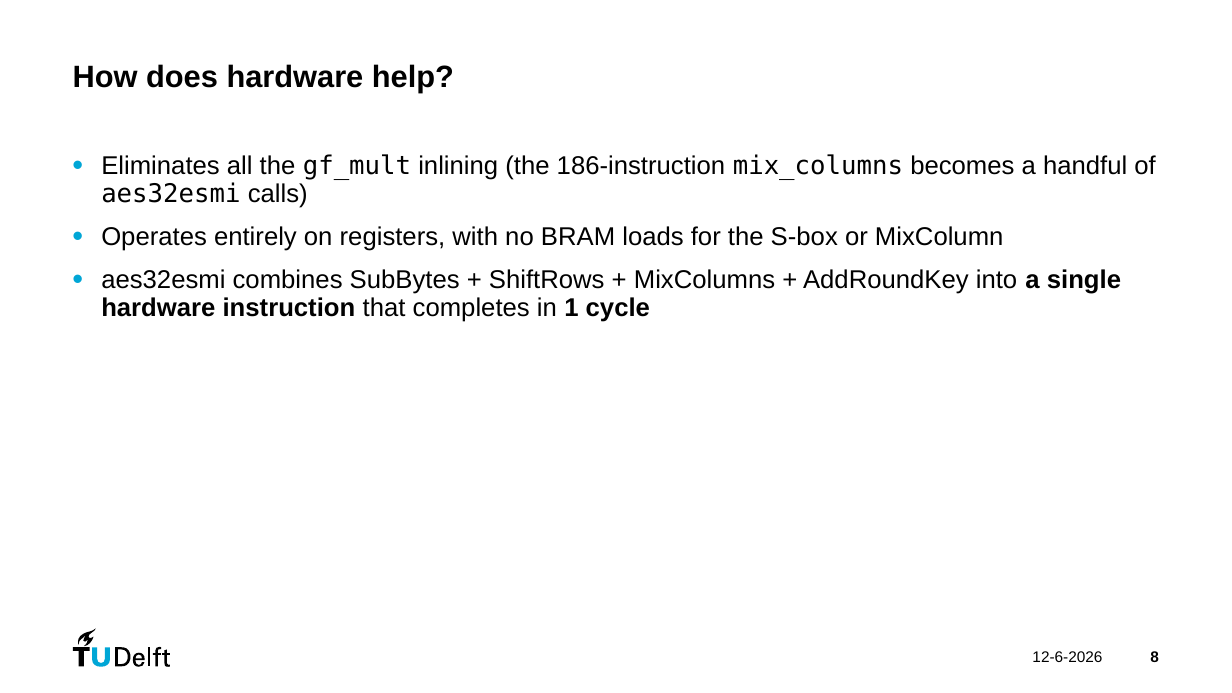
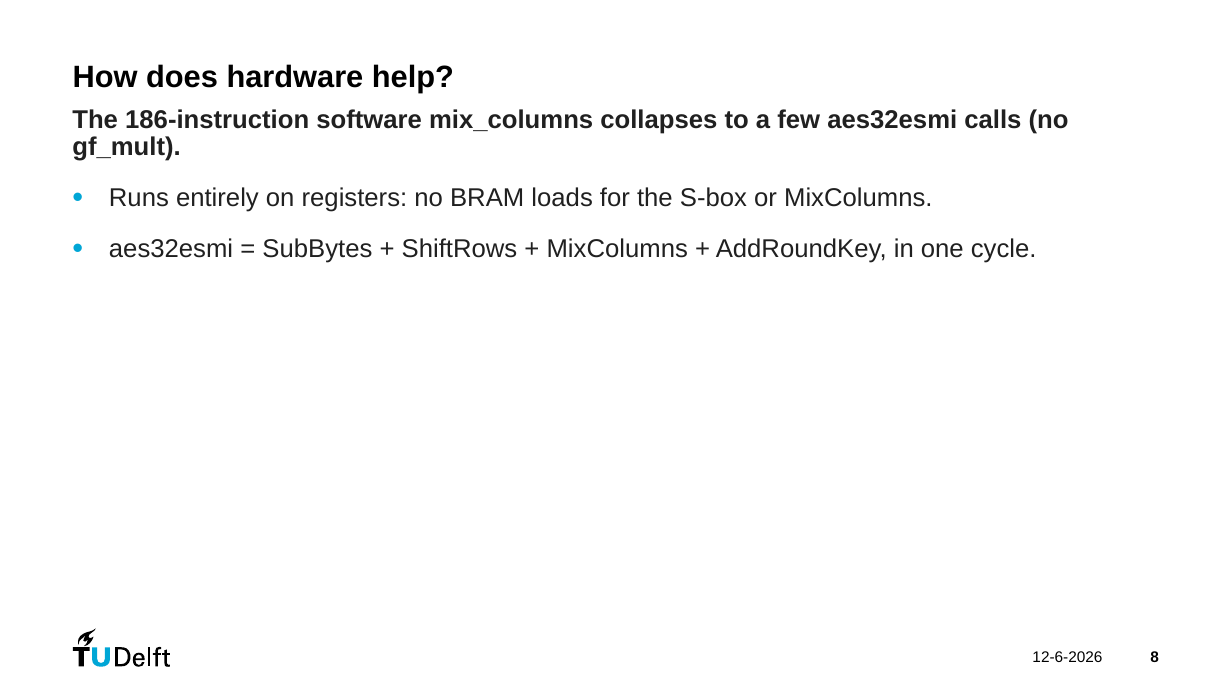
Before and after one commit to danieltyukov/tud-processor-design-project, a slide deck: slide 8 of PDP_group24.pptx. Drawn at 1232x693 pixels with LibreOffice and Linux fonts; fonts in the diff are those of the drawing. Boxes give left, top, right and bottom in pixels: in the first picture for what was removed or moved away, otherwise in the second. Text is boxed around its words. In the diff, an @@ line names an element or a change of style, - is before the commit and + after.

```diff
--- a/PDP_group24.pptx
+++ b/PDP_group24.pptx
@@ text at (72,109,1069,263): text changed; text colour #000000 to #202020 @@
-    • Eliminates all the gf_mult inlining (the 186-instruction mix_columns becomes a handful of aes32esmi calls)
-    • Operates entirely on registers, with no BRAM loads for the S-box or MixColumn
-    • aes32esmi combines SubBytes + ShiftRows + MixColumns + AddRoundKey into a single hardware instruction that completes in 1 cycle
+    The 186-instruction software mix_columns collapses to a few aes32esmi calls (no gf_mult).
+• Runs entirely on registers: no BRAM loads for the S-box or MixColumns.
+• aes32esmi = SubBytes + ShiftRows + MixColumns + AddRoundKey, in one cycle.
```
Also in this commit, not shown: 6 other slides changed, 5 other files.
